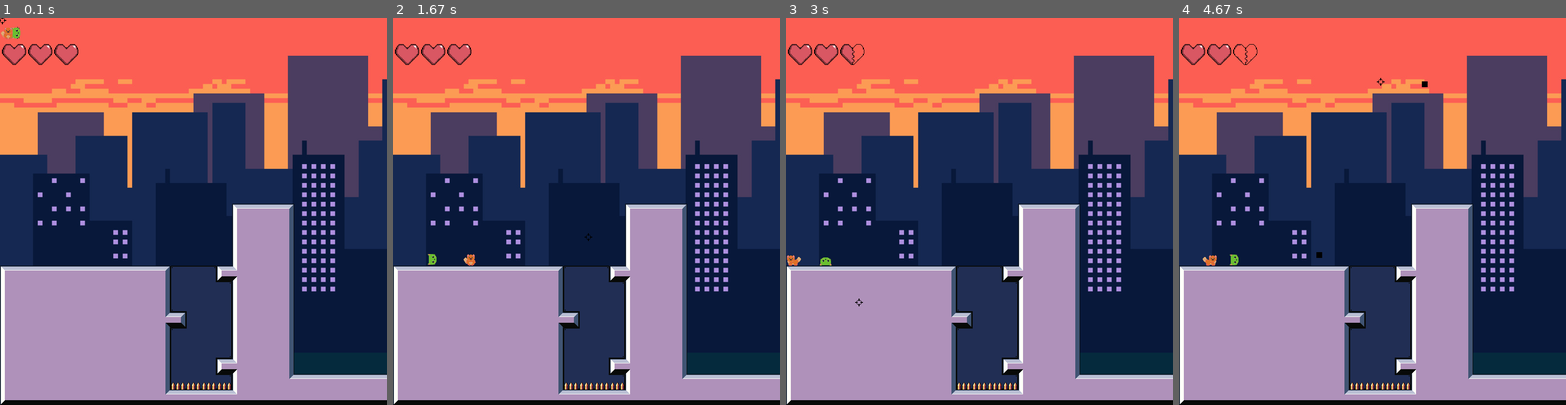
Above: before the commit, frames 1-4 (left to right).
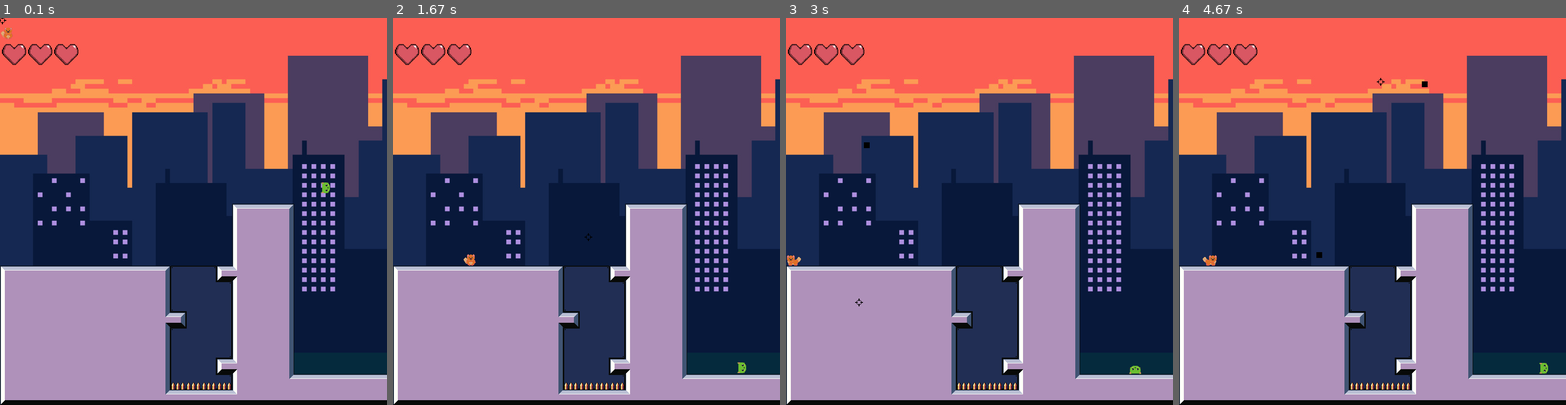
Above: after the commit, the same moments.

Repository: manucouto1/PyGame_5Gatos
Game: pygame game, started from src/main.py
Two runs of this game, one before a commit and one after it. Both use one fixed random seed, a clock stepped at 60 frames per second and the inputs below.
Inputs (mouse positions are in pixels of both pictures, inside the frame that each line leads up to):
- Up to frame 1 (0.1 s): no input
- Up to frame 2 (1.67 s): hold Right 0.33-0.8 s; move the mouse to (571, 226) at 0.37 s; hold Up 0.83-1.13 s; move the mouse to (710, 199) at 0.87 s; hold Right 1.17-1.63 s; move the mouse to (586, 238) at 1.2 s
- Up to frame 3 (3 s): hold Left 1.67-2.2 s; move the mouse to (886, 215) at 1.7 s; click (859, 153) at 2.3 s; hold Left 2.57-2.97 s; move the mouse to (859, 304) at 2.6 s; click (859, 304) at 2.67 s
- Up to frame 4 (4.67 s): hold Up 3-3.37 s; click (1430, 76) at 3.1 s; hold Right 3.4-4.03 s; click (1515, 346) at 3.5 s; hold Left 4.07-4.53 s; click (1418, 246) at 4.17 s; hold Right from 4.57 s (still down); move the mouse to (1380, 79) at 4.6 s

The runs differ from the first frame. In frame 1, 0.1% of the frame differs, in the area x 3-86%, y 2-46%; in frame 2, 0.1%; in frame 3, 0.2%; in frame 4, 0.3%, in the area x 13-96%, y 6-92%.

Commit message:
[Missing sprites]

Diff:
--- a/src/sprites/active/enemy.py
+++ b/src/sprites/active/enemy.py
@@ -1,7 +1,7 @@
 import pygame as pg
 from src.sprites.active.active_entity import ActiveEntity
 import src.utils.assets as assets
-GRAVITY = pg.Vector2((0, 4.8))
+GRAVITY = pg.Vector2((0, 2.8))
 
 
 class Enemy(ActiveEntity):
@@ -9,10 +9,12 @@
     def __init__(self, file, width, height, offset, frames, *groups):
         path = assets.path_to("characters", "enemy", file)
         super().__init__(path, width, height, offset, frames, *groups)
-        self.path = [0, 100]
+        self.path = [20*32, 20*32 + 100]
         self.walk_count = 0
         self.life = 2
         self.dead_id = 0
+        self.rect.x = 20*32
+        self.rect.y = 10*32
 
     def move(self):
         if self.vel.x > 0:
--- a/src/sprites/active/hero.py
+++ b/src/sprites/active/hero.py
@@ -5,7 +5,7 @@
 import time
 
 
-GRAVITY = pg.Vector2((0, 4.8))
+GRAVITY = pg.Vector2((0, 2.8))
 
 
 class Hero(ActiveEntity):
--- a/src/sprites/groups/camera.py
+++ b/src/sprites/groups/camera.py
@@ -21,6 +21,6 @@
         if self.target:
             x = -self.target.rect.center[0] + self.screen_size.width / 2
             y = -self.target.rect.center[1] + self.screen_size.height / 2
-            self.cam += ((pg.Vector2((x, y)) - self.cam) * 0.05)
+            self.cam += ((pg.Vector2((x, y)) - self.cam) * 0.5)
             self.cam.x = max(-(self.world_size.width - self.screen_size.width), min(0, round(self.cam.x)))
             self.cam.y = max(-(self.world_size.height - self.screen_size.height), min(0, round(self.cam.y)))
